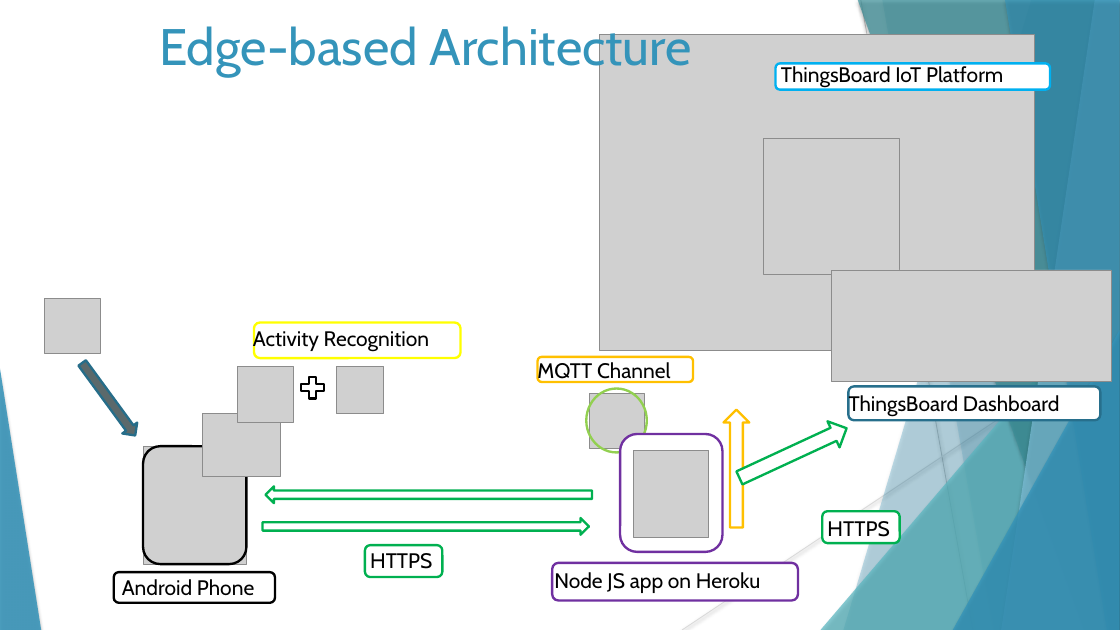
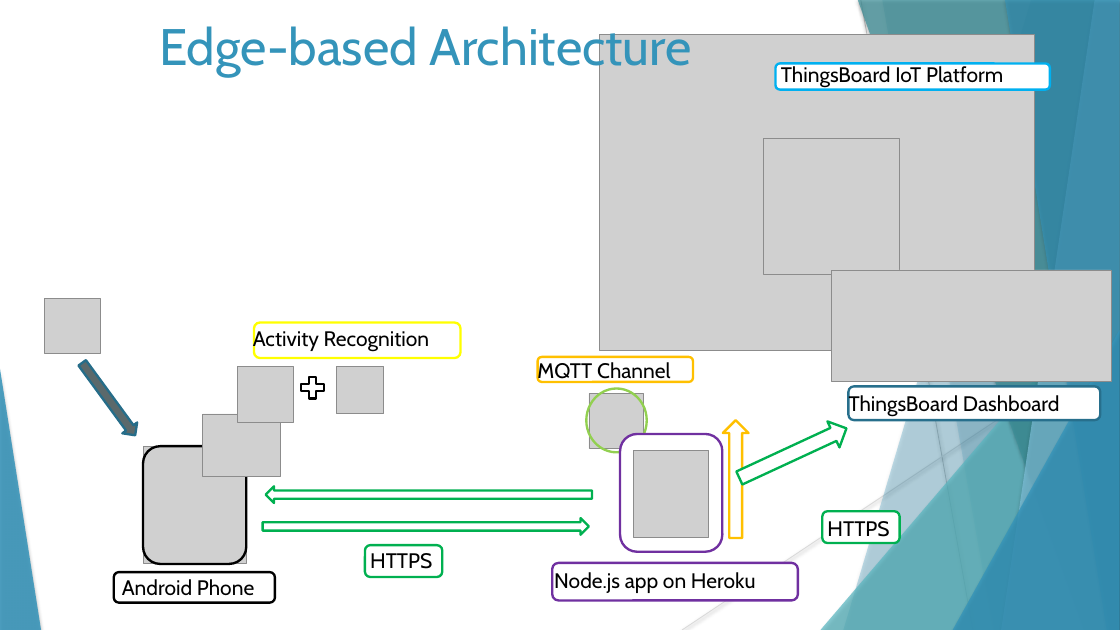
Before and after one commit to AssignmentsIoT/Assignment4IoT, a slide deck: slide 4 of Accelerometer Activity Recognition.pptx. Drawn at 1120x630 pixels with LibreOffice and Linux fonts; fonts in the diff are those of the drawing; grey boxes stand for pictures. Boxes give left, top, right and bottom in pixels: in the first picture for what was removed or moved away, otherwise in the second. Text is boxed around its words. In the diff, an @@ line names an element or a change of style, - is before the commit and + after.

```diff
--- a/Accelerometer Activity Recognition.pptx
+++ b/Accelerometer Activity Recognition.pptx
@@ down arrow: place and size @@
-down arrow at (723, 410, 749, 528)
+down arrow at (723, 420, 749, 538)
@@ text at (554, 572, 756, 593): text changed @@
-Node JS app on Heroku
+Node.js app on Heroku
```
Also in this commit, not shown: 11 other slides changed, 2 other files.
